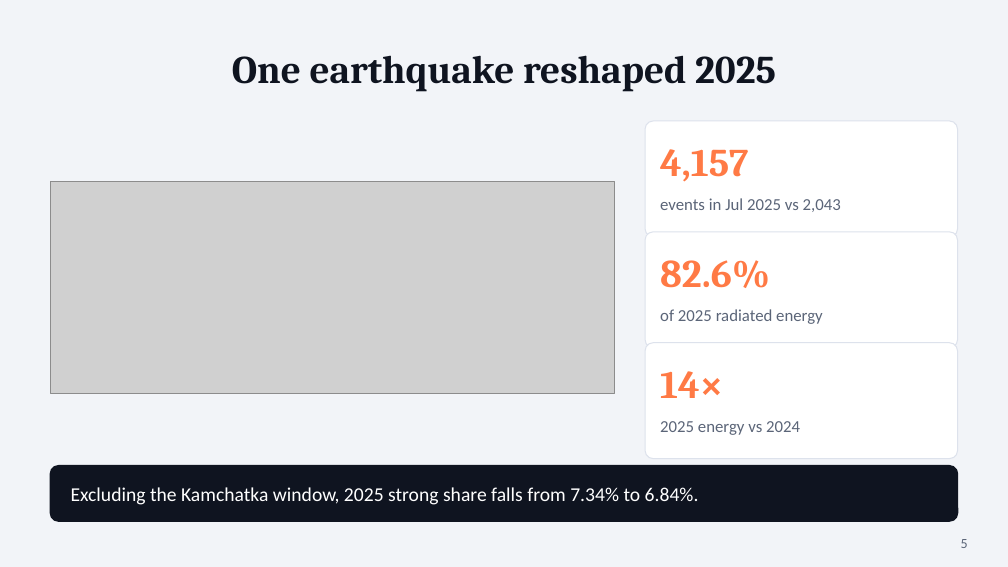
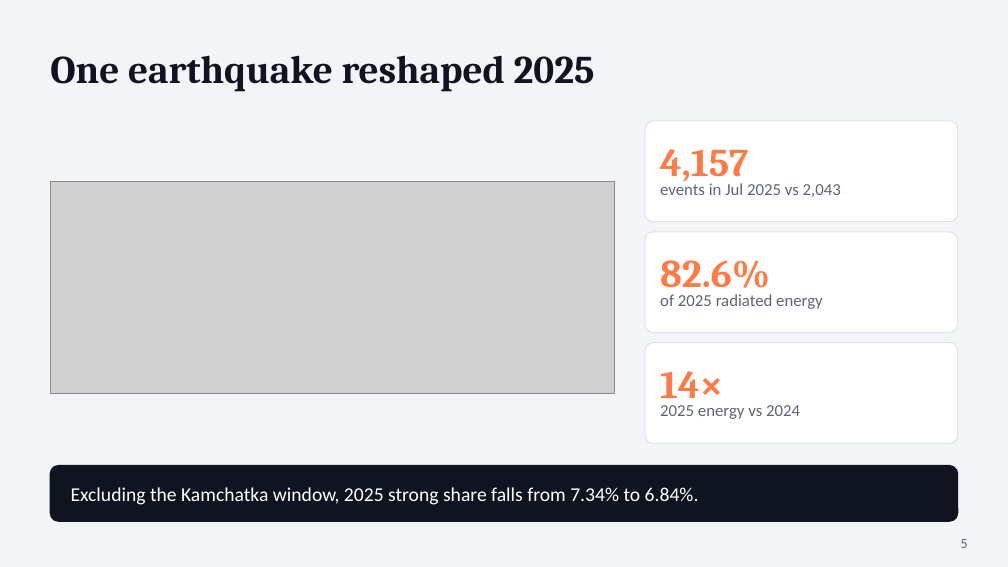
Before and after one commit to vibhor-5/quakewatch-bdm-report, a slide deck: slide 5 of QuakeWatch_Presentation.pptx. Drawn at 1008x567 pixels with LibreOffice and Linux fonts; fonts in the diff are those of the drawing; grey boxes stand for pictures. Boxes give left, top, right and bottom in pixels: in the first picture for what was removed or moved away, otherwise in the second. Text is boxed around its words. In the diff, an @@ line names an element or a change of style, - is before the commit and + after.

```diff
--- a/QuakeWatch_Presentation.pptx
+++ b/QuakeWatch_Presentation.pptx
@@ title "One earthquake reshaped 2025" at (x1=50, y1=55, x2=595, y2=92): alignment centre to left @@
@@ rounded rectangle resized from (x1=645, y1=121, x2=958, y2=237) to (x1=645, y1=121, x2=958, y2=222) @@
@@ proportions changed in 3 elements at (x1=645, y1=343, x2=958, y2=444), (x1=645, y1=121, x2=958, y2=222), (x1=645, y1=232, x2=958, y2=333) @@
@@ rounded rectangle resized from (x1=645, y1=232, x2=958, y2=348) to (x1=645, y1=232, x2=958, y2=333) @@
@@ rounded rectangle resized from (x1=645, y1=343, x2=958, y2=459) to (x1=645, y1=343, x2=958, y2=444) @@
@@ 3 texts moved together from (x1=660, y1=198, x2=841, y2=435) to (x1=660, y1=181, x2=841, y2=419) @@
```
Also in this commit, not shown: 9 other slides changed, 2 other files.
